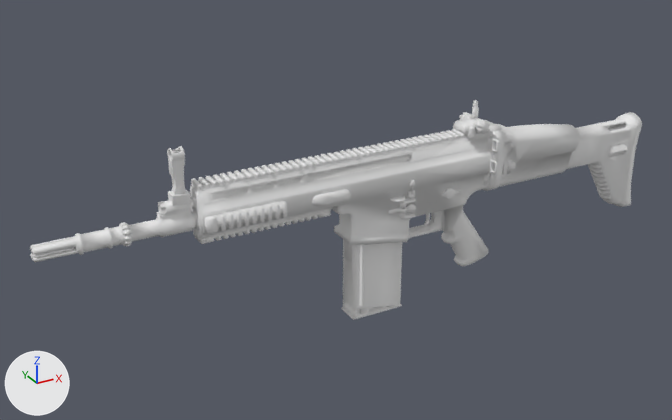
Before and after pictures for a commit that changed the Blender file Blender/Files/Scar-H.blend.
Rendered twice from a camera (50 mm lens) standing at (-0.73, -0.959, 0.563) and looking at (-0.186, 0.031, 0.068). The lights are fixed; the arrows at lower left show +X, +Y and +Z. The same objects are shown in both versions, whatever each file hides.

In view in the first picture: 'IronSightFront_low', 'IronSightHolder_low', 'Magazine_low', 'Scar-H_low', 'Side Details_low'.
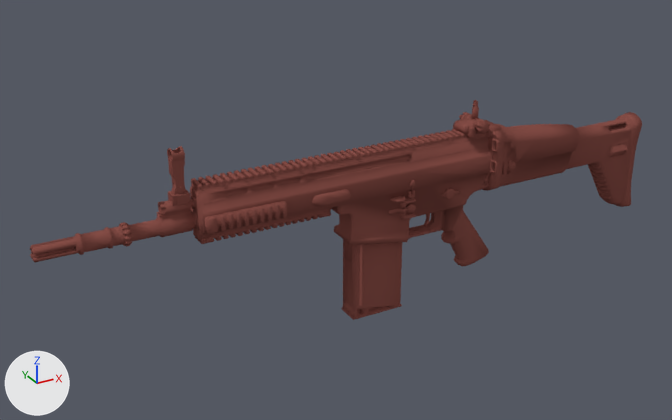
The change, as JSON lines over the scene's bpy script:
```json
{"op": "add", "block": "mat_fn_scar_h", "code": ["mat_fn_scar_h = diffuse_material('FN Scar-H')", "mat_fn_scar_h.base_color = (0.24, 0.0763, 0.0634)  # brown #864e47"]}
{"block": "me_cube_017", "where": "me_cube_017.from_pydata(...)  # 322 vertices, 376 faces; spans x -0.4201..-0.3991, y -0.009..0.009, z 0.1363..0.2037"}
{"op": "add", "block": "me_cube_017", "code": "me_cube_017.materials.append(mat_fn_scar_h)  # brown #864e47"}
{"block": "me_cube_018", "where": "me_cube_018.from_pydata(...)  # 360 vertices, 467 faces; spans x -0.0145..0.0189, y -0.0229..0.0235, z 0.153..0.1748"}
{"op": "add", "block": "me_cube_018", "code": "me_cube_018.materials.append(mat_fn_scar_h)  # brown #864e47"}
{"block": "me_cube_021", "where": "me_cube_021.from_pydata(...)  # 120 vertices, 102 faces; spans x -0.041..0.039, y -0.016..0.016, z -0.084..0.09"}
{"op": "add", "block": "me_cube_021", "code": "me_cube_021.materials.append(mat_fn_scar_h)  # brown #864e47"}
{"block": "me_cube_022", "where": "me_cube_022.from_pydata(...)  # 3722 vertices, 4253 faces; spans x -0.582..0.307, y -0.029..0.029, z -0.044..0.161"}
{"op": "add", "block": "me_cube_022", "code": "me_cube_022.materials.append(mat_fn_scar_h)  # brown #864e47"}
{"block": "me_cube_016", "where": "me_cube_016.from_pydata(...)  # 598 vertices, 574 faces; spans x -0.135..0.277, y -0.035..0.033, z 0.058..0.149"}
{"op": "add", "block": "me_cube_016", "code": "me_cube_016.materials.append(mat_fn_scar_h)  # brown #864e47"}
```

Changed parts and their boxes (x1, y1, x2, y2) in the pictures (672 x 420 px):
```json
{"object": "Scar-H_low", "change": "recoloured", "before": [30, 112, 642, 266], "after": [30, 112, 642, 266], "on screen": "grey to brown"}
{"object": "Magazine_low", "change": "recoloured", "before": [342, 239, 402, 320], "after": [342, 239, 402, 320], "on screen": "grey to brown"}
{"object": "Side Details_low", "change": "recoloured", "before": [388, 137, 626, 219], "after": [388, 137, 626, 219], "on screen": "grey to brown"}
{"object": "IronSightFront_low", "change": "recoloured", "before": [167, 146, 190, 205], "after": [167, 146, 190, 205], "on screen": "grey to brown"}
{"object": "IronSightHolder_low", "change": "recoloured", "before": [453, 112, 490, 138], "after": [453, 112, 490, 138], "on screen": "white to brown"}
```
